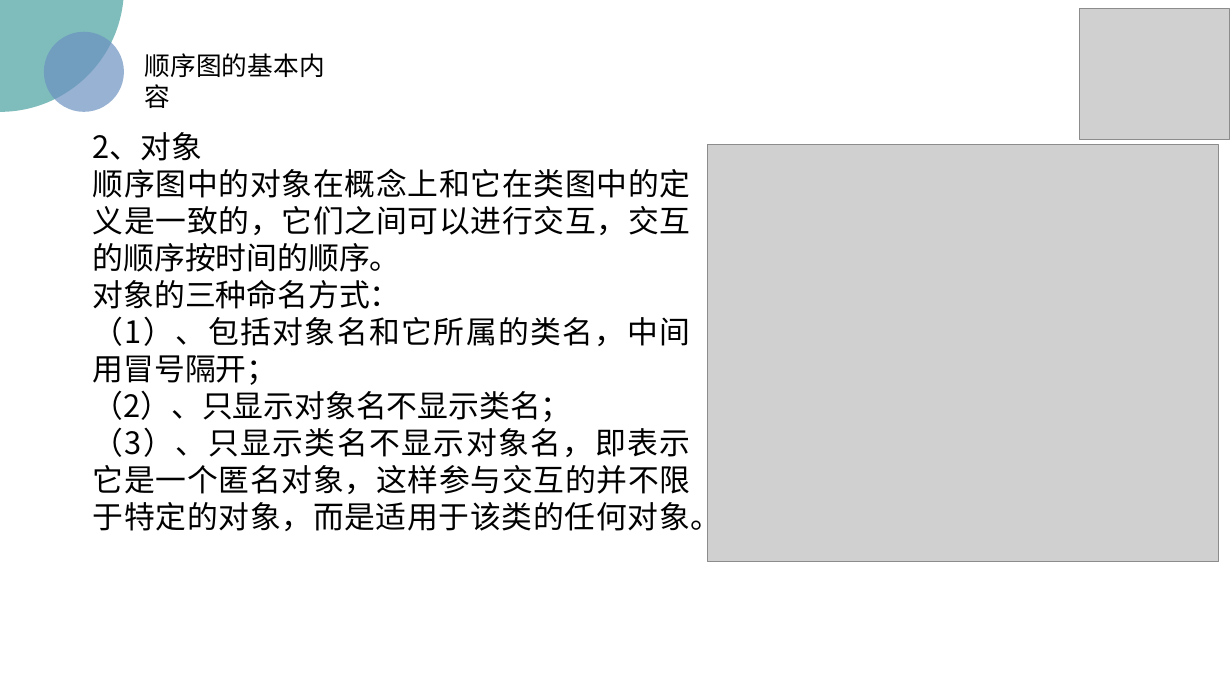
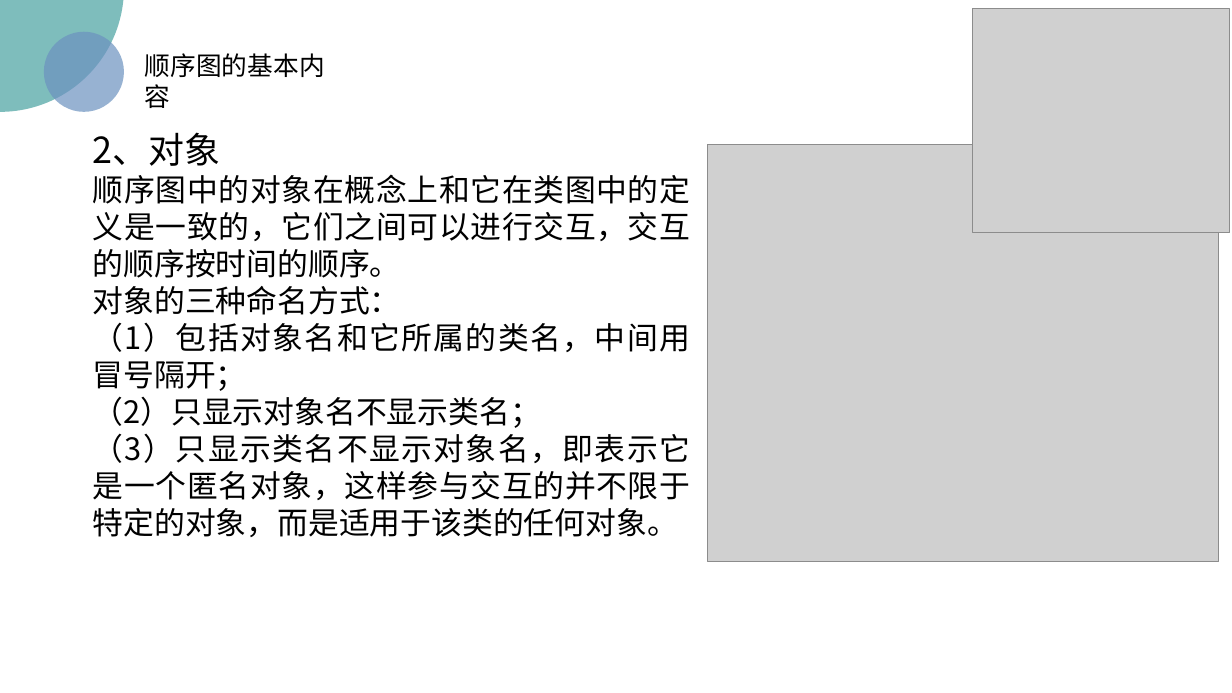
Before and after one commit to wyrda6/PRD2018-G17, a slide deck: slide 28 of 非受控文档/翻转课堂/UML基础1.pptx (slide 30 before the commit). Drawn at 1232x693 pixels with LibreOffice and Linux fonts; fonts in the diff are those of the drawing; grey boxes stand for pictures; background and template pictures are left out. Boxes give left, top, right and bottom in pixels: in the first picture for what was removed or moved away, otherwise in the second. Text is boxed around its words. In the diff, an @@ line names an element or a change of style, - is before the commit and + after.

```diff
--- a/非受控文档/翻转课堂/UML基础1.pptx
+++ b/非受控文档/翻转课堂/UML基础1.pptx
@@ picture: place and size @@
-picture at [1080,9,1230,140]
+picture at [973,9,1230,233]
@@ text at [93,132,691,315]: size 24 to 28 pt in "2、对象"; font Noto Sans CJK SC to Noto Sans CJK JP in "顺序图中的对象在概念上和它在类图中的定义是一致的，它们之间可以进行交互，交互的顺序按时间的顺序。", "对象的三种命名方式：" @@
@@ text at [93,322,691,537]: text changed; font Noto Sans CJK SC to Noto Sans CJK JP @@
-（1）、包括对象名和它所属的类名，中间用冒号隔开；
-（2）、只显示对象名不显示类名；
-（3）、只显示类名不显示对象名，即表示它是一个匿名对象，这样参与交互的并不限于特定的对象，而是适用于该类的任何对象。
+（1）包括对象名和它所属的类名，中间用冒号隔开；
+（2）只显示对象名不显示类名；
+（3）只显示类名不显示对象名，即表示它是一个匿名对象，这样参与交互的并不限于特定的对象，而是适用于该类的任何对象。
```
Also in this commit, not shown: 56 other slides changed, 4 slides added, 4 slides removed.
